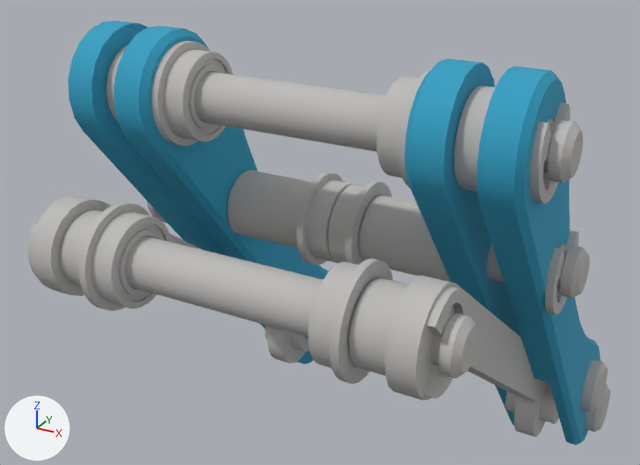
An edit to the COLLADA model aero_description/typeF/meshes/aero_upper_meshes/RARM_INDEX_LINK1_mesh.dae, drawn before and after from the same camera.
Rendered twice from a camera (50 mm lens) standing at (0.0322, -0.0682, -0.0968) and looking at (-0.0046, -0.0014, -0.1303). The lights are fixed; the arrows at lower left show +X, +Y and +Z. Where no turn or scale is listed for an object, it has been applied to the vertices.

The scene before the commit, as lines of its bpy script (objects in view):
```python
ob_サーフェス1_ncl1_10 = bpy.data.objects.new('サーフェス1_ncl1_10', me_サーフェス1_ncl1_10mesh)
ob_サーフェス1_ncl1_10.location = (0.0, 0.0, 0.0)
ob_サーフェス1_ncl1_11 = bpy.data.objects.new('サーフェス1_ncl1_11', me_サーフェス1_ncl1_11mesh)
ob_サーフェス1_ncl1_11.location = (0.0, 0.0, 0.0)
ob_サーフェス1_ncl1_5 = bpy.data.objects.new('サーフェス1_ncl1_5', me_サーフェス1_ncl1_5mesh)
ob_サーフェス1_ncl1_5.location = (0.0, 0.0, 0.0)
ob_サーフェス1_ncl1_6 = bpy.data.objects.new('サーフェス1_ncl1_6', me_サーフェス1_ncl1_6mesh)
ob_サーフェス1_ncl1_6.location = (0.0, 0.0, 0.0)
ob_サーフェス1_ncl1_7 = bpy.data.objects.new('サーフェス1_ncl1_7', me_サーフェス1_ncl1_7mesh)
ob_サーフェス1_ncl1_7.location = (0.0, 0.0, 0.0)
ob_サーフェス1_ncl1_8 = bpy.data.objects.new('サーフェス1_ncl1_8', me_サーフェス1_ncl1_8mesh)
ob_サーフェス1_ncl1_8.location = (0.0, 0.0, 0.0)
ob_サーフェス1_ncl1_9 = bpy.data.objects.new('サーフェス1_ncl1_9', me_サーフェス1_ncl1_9mesh)
ob_サーフェス1_ncl1_9.location = (0.0, 0.0, 0.0)
# also in view: 'サーフェス1_ncl1_34' at (0.0, -0.0224, -0.1254); 'サーフェス1_ncl1_29' at (0.0143, 0.0158, -0.1496); 'サーフェス1_ncl1_13' at (0.0065, -0.0051, -0.127); 'サーフェス1_ncl1_26' at (0.0145, 0.0098, -0.1491); 'サーフェス1_ncl1_17' at (0.0188, -0.013, -0.1155)
```
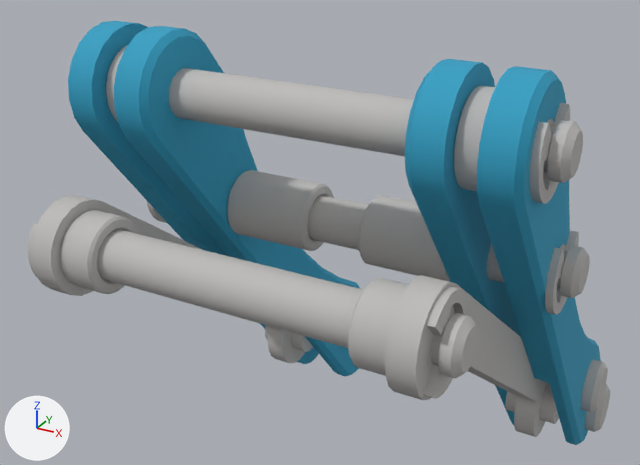
What differs and where, as boxes [x1, y1, x2, y2] in the pictures (640 x 465 px):
'サーフェス1_ncl1_8', deleted
    before: [79, 202, 171, 311]
'サーフェス1_ncl1_9', deleted
    before: [151, 41, 233, 146]
'サーフェス1_ncl1_7', deleted
    before: [308, 259, 393, 384]
'サーフェス1_ncl1_6', deleted
    before: [296, 172, 352, 265]
'サーフェス1_ncl1_10', deleted
    before: [377, 70, 430, 188]
'サーフェス1_ncl1_11', deleted
    before: [328, 181, 392, 265]

Edits to the bpy script that builds the scene:
```text
Remove ob_サーフェス1_ncl1_6:
    ob_サーフェス1_ncl1_6 = bpy.data.objects.new('サーフェス1_ncl1_6', me_サーフェス1_ncl1_6mesh)
    ob_サーフェス1_ncl1_6.location = (0.0, 0.0, 0.0)
Remove ob_サーフェス1_ncl1_7:
    ob_サーフェス1_ncl1_7 = bpy.data.objects.new('サーフェス1_ncl1_7', me_サーフェス1_ncl1_7mesh)
    ob_サーフェス1_ncl1_7.location = (0.0, 0.0, 0.0)
Remove ob_サーフェス1_ncl1_8:
    ob_サーフェス1_ncl1_8 = bpy.data.objects.new('サーフェス1_ncl1_8', me_サーフェス1_ncl1_8mesh)
    ob_サーフェス1_ncl1_8.location = (0.0, 0.0, 0.0)
Remove ob_サーフェス1_ncl1_9:
    ob_サーフェス1_ncl1_9 = bpy.data.objects.new('サーフェス1_ncl1_9', me_サーフェス1_ncl1_9mesh)
    ob_サーフェス1_ncl1_9.location = (0.0, 0.0, 0.0)
Remove ob_サーフェス1_ncl1_10:
    ob_サーフェス1_ncl1_10 = bpy.data.objects.new('サーフェス1_ncl1_10', me_サーフェス1_ncl1_10mesh)
    ob_サーフェス1_ncl1_10.location = (0.0, 0.0, 0.0)
Remove ob_サーフェス1_ncl1_11:
    ob_サーフェス1_ncl1_11 = bpy.data.objects.new('サーフェス1_ncl1_11', me_サーフェス1_ncl1_11mesh)
    ob_サーフェス1_ncl1_11.location = (0.0, 0.0, 0.0)
```
